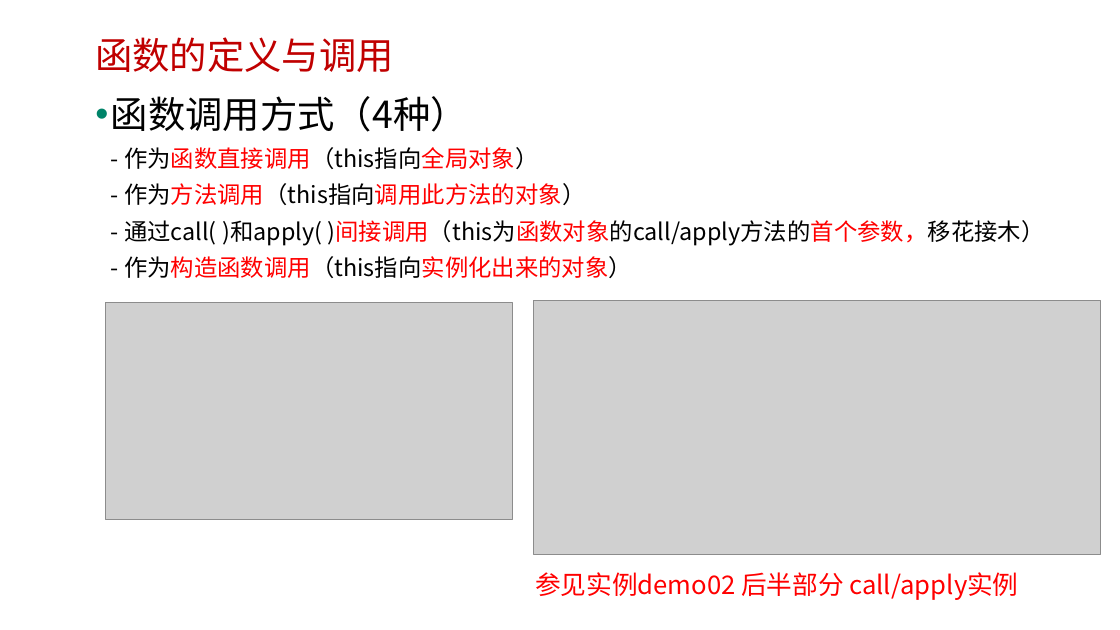
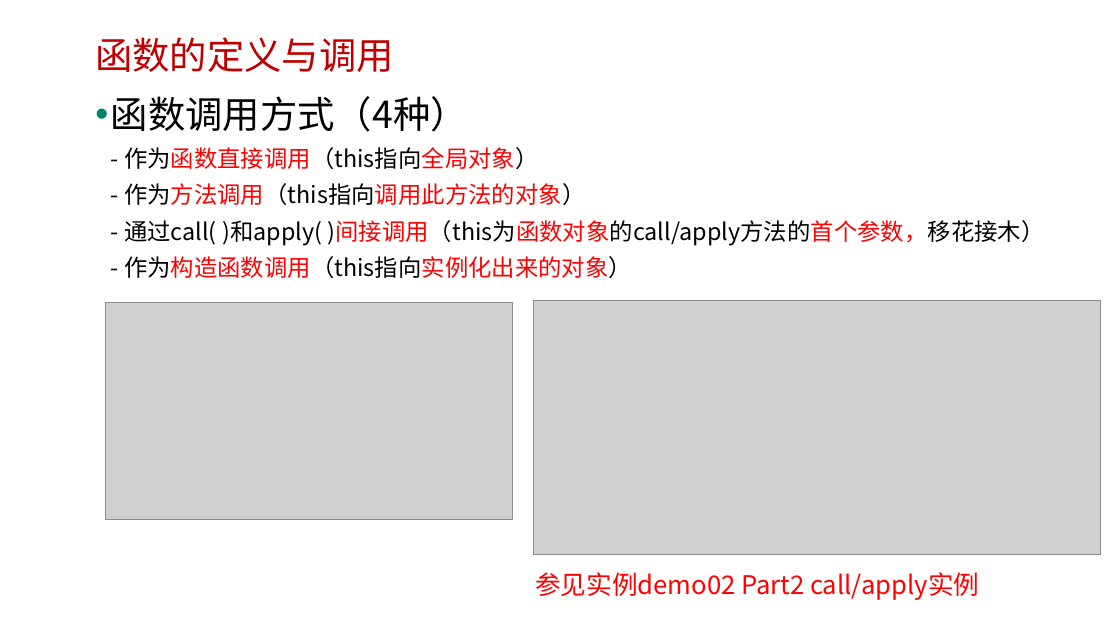
Before and after one commit to edu2act/course-javascript-advanced, a slide deck: slide 6 of 课程PPT/04.JavaScript函数进阶一.pptx. Drawn at 1120x630 pixels with LibreOffice and Linux fonts; fonts in the diff are those of the drawing; grey boxes stand for pictures; background and template pictures are left out. Boxes give left, top, right and bottom in pixels: in the first picture for what was removed or moved away, otherwise in the second. Text is boxed around its words. In the diff, an @@ line names an element or a change of style, - is before the commit and + after.

```diff
--- a/课程PPT/04.JavaScript函数进阶一.pptx
+++ b/课程PPT/04.JavaScript函数进阶一.pptx
@@ text at (535, 572, 979, 600): text changed @@
-参见实例demo02 后半部分 call/apply实例
+参见实例demo02 Part2 call/apply实例
```
Also in this commit, not shown: 5 other slides changed, 7 other files.
